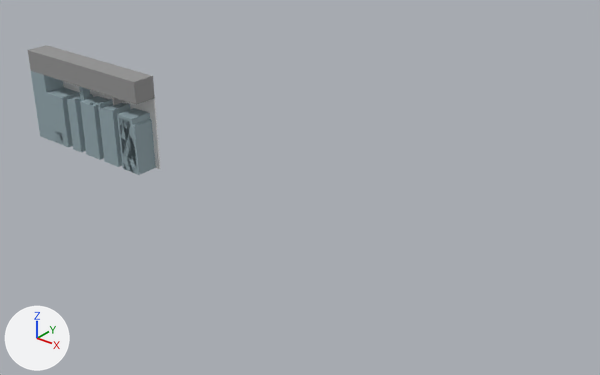
One commit to the FBX model Assets/Models/LevelModels/GameProjectMap3.fbx: the scene before it, then after it.
Camera for both pictures: a 50 mm lens placed at (260.9, -178.2, 125.3), pointed at (111.5, 8.5, 9.5). The axes (+X, +Y, +Z) are drawn at lower left. The lights are the same throughout. Where no turn or scale is listed for an object, it has been applied to the vertices.
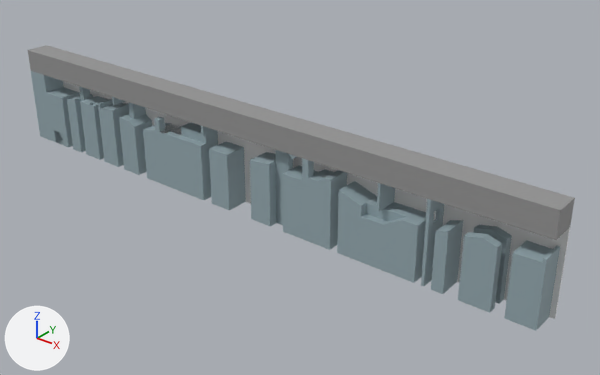
Location of each change, (x1, y1, x2, y2) in pixels of the pictures (600 x 375 px):
'Cube.003', mesh rescaled (328% wider, 221% taller): before (28, 45, 155, 105); after (28, 45, 575, 240)
'Cube.017', added: after (337, 181, 426, 283)
'Cube.008', mesh rescaled: before (63, 81, 160, 169); after (63, 81, 571, 319)
'Cube.010', added: after (143, 117, 218, 200)
'Cube.015', added: after (282, 158, 347, 250)
'Cube.020', added: after (458, 225, 512, 313)
'Cube.021', added: after (504, 240, 560, 331)
'Cube.011', added: after (209, 141, 246, 210)
'Cube.018', added: after (431, 220, 463, 294)
'Cube.012', added: after (250, 152, 277, 226)
'Cube.019', added: after (421, 199, 444, 286)
'Cube.014', added: after (276, 150, 293, 225)
'Cube.007', deleted: before (117, 108, 150, 174)
'Cube.013', added: after (201, 126, 216, 136)

The change, as a diff of the scene's bpy script:
```diff
--- a/Assets/Models/LevelModels/GameProjectMap3.fbx.py
+++ b/Assets/Models/LevelModels/GameProjectMap3.fbx.py
@@ me_cube_009 @@
 me_cube_009.from_pydata(...)  # 8 vertices, 6 faces; spans x -2.1..50.1, y -0.5..0.0, z -1.4..26.6
+# me_cube_009 part 1: the whole mesh is scaled about its middle by (3.88, 1, 1), then moved by (75.0, 0.0, 0.0)
@@ me_cube_003 @@
 me_cube_003.from_pydata(...)  # 8 vertices, 6 faces; spans x -10.0..50.0, y -4.0..4.5, z 13.8..21.9
+# me_cube_003 part 2: the whole mesh is scaled about its middle by (3.5, 1, 1), then moved by (75.0, 0.0, 0.0)
 me_cube_003.materials.append(mat_material_001)
@@ me_cube_013 @@
+me_cube_013.from_pydata([(7.9, 4.0, 21.5), (7.9, -4.0, 21.5), (0.0, -4.0, 20.8), (0.0, 4.0, 20.8), (7.9, 4.0, 0.0), (7.9, -4.0, 0.0), (0.0, -4.0, 0.0), (0.0, 4.0, 0.0), (0.9, 4.0, 20.8), (0.9, -4.0, 20.8)], [], [(4, 0, 1, 5), (5, 1, 9, 2, 6), (6, 2, 3, 7), (0, 4, 7, 3, 8), (3, 2, 9, 8), (8, 9, 1, 0)])
+me_cube_013.materials.append(mat_material)  # grey #94a8af
@@ me_cube_012 @@
+me_cube_012.from_pydata([(7.9, 4.0, 19.8), (7.9, -4.0, 19.8), (0.0, -4.0, 19.8), (0.0, 4.0, 19.8), (7.9, 4.0, 0.0), (7.9, -4.0, 0.0), (0.0, -4.0, 0.0), (0.0, 4.0, 0.0)], [], [(4, 0, 1, 5), (5, 1, 2, 6), (6, 2, 3, 7), (0, 4, 7, 3), (3, 2, 1, 0)])
+me_cube_012.materials.append(mat_material)  # grey #94a8af
@@ me_cube_015 @@
+me_cube_015.from_pydata([(5.1, 1.0, 27.0), (5.1, -1.0, 27.0), (0.0, -1.0, 27.0), (0.0, 1.0, 27.0), (5.1, 1.0, 0.0), (5.1, -1.0, 0.0), (0.0, -1.0, 0.0), (0.0, 1.0, 0.0)], [], [(4, 0, 1, 5), (5, 1, 2, 6), (6, 2, 3, 7), (0, 4, 7, 3), (2, 1, 0, 3)])
+me_cube_015.materials.append(mat_material)  # grey #94a8af
@@ me_cube_019 @@
+me_cube_019.from_pydata([(3.8, 4.0, 19.5), (3.8, -4.0, 19.5), (0.0, -4.0, 18.3), (0.0, 4.0, 18.3), (3.8, 4.0, 0.0), (3.8, -4.0, 0.0), (0.0, -4.0, 0.0), (0.0, 4.0, 0.0)], [], [(4, 0, 1, 5), (5, 1, 2, 6), (6, 2, 3, 7), (0, 4, 7, 3), (2, 1, 0, 3)])
+me_cube_019.materials.append(mat_material)  # grey #94a8af
@@ ob_cube_007 @@
-ob_cube_007 = bpy.data.objects.new('Cube.007', me_cube_008)
@@ ob_cube_015 @@
+ob_cube_015 = bpy.data.objects.new('Cube.015', me_cube_016)  # 30 vertices, 26 faces; spans x 0.0..18.1, y -4.0..4.0, z 0.0..27.0; in mat_material (grey #94a8af)
+ob_cube_015.location = (114.7, 0.0, 0.0)
@@ ob_cube_012 @@
+ob_cube_012 = bpy.data.objects.new('Cube.012', me_cube_013)
+ob_cube_012.location = (101.6, 0.0, 0.0)
@@ ob_cube_017 @@
+ob_cube_017 = bpy.data.objects.new('Cube.017', me_cube_018)  # 42 vertices, 37 faces; spans x 0.0..26.6, y -4.0..4.0, z 0.0..27.0; in mat_material (grey #94a8af)
+ob_cube_017.location = (135.6, 0.0, 0.0)
@@ ob_cube_011 @@
+ob_cube_011 = bpy.data.objects.new('Cube.011', me_cube_012)
+ob_cube_011.location = (84.0, 0.0, 0.0)
@@ ob_cube_021 @@
+ob_cube_021 = bpy.data.objects.new('Cube.021', me_cube_022)  # 16 vertices, 13 faces; spans x 0.0..8.8, y -4.0..4.0, z 0.0..21.1; in mat_material (grey #94a8af)
+ob_cube_021.location = (189.6, 0.0, 0.0)
@@ ob_cube_014 @@
+ob_cube_014 = bpy.data.objects.new('Cube.014', me_cube_015)
+ob_cube_014.location = (109.6, 0.0, 0.0)
@@ ob_cube_018 @@
+ob_cube_018 = bpy.data.objects.new('Cube.018', me_cube_019)
+ob_cube_018.location = (167.6, 0.0, 0.0)
@@ ob_cube_020 @@
+ob_cube_020 = bpy.data.objects.new('Cube.020', me_cube_021)  # 20 vertices, 12 faces; spans x 0.0..9.6, y -4.0..4.0, z 0.0..21.0; in mat_material (grey #94a8af)
+ob_cube_020.location = (176.0, 0.0, 0.0)
@@ ob_cube_013 @@
+ob_cube_013 = bpy.data.objects.new('Cube.013', me_cube_014)  # a box spanning x -0.44..0.44, y -1.93..6.06, z -3.5..0.0; in mat_material (grey #94a8af)
+ob_cube_013.location = (81.3, -2.1, 27.0)
@@ ob_cube_010 @@
+ob_cube_010 = bpy.data.objects.new('Cube.010', me_cube_011)  # 39 vertices, 30 faces; spans x 1.6..29.6, y -4.0..4.0, z 0.0..27.0; in mat_material (grey #94a8af)
+ob_cube_010.location = (50.7, 0.0, 0.0)
@@ ob_cube_019 @@
+ob_cube_019 = bpy.data.objects.new('Cube.019', me_cube_020)  # 16 vertices, 12 faces; spans x 0.0..1.0, y -0.9..7.0, z -17.7..9.3; in mat_material (grey #94a8af)
+ob_cube_019.location = (164.4, -3.0, 17.7)
```
